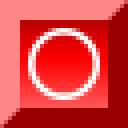
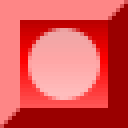
The second (128, 128) image is a revision of the first. Changes to its layers:
"Ellipse 1": opacity 100% → 65%, painted on it over [28, 28, 100, 100]
